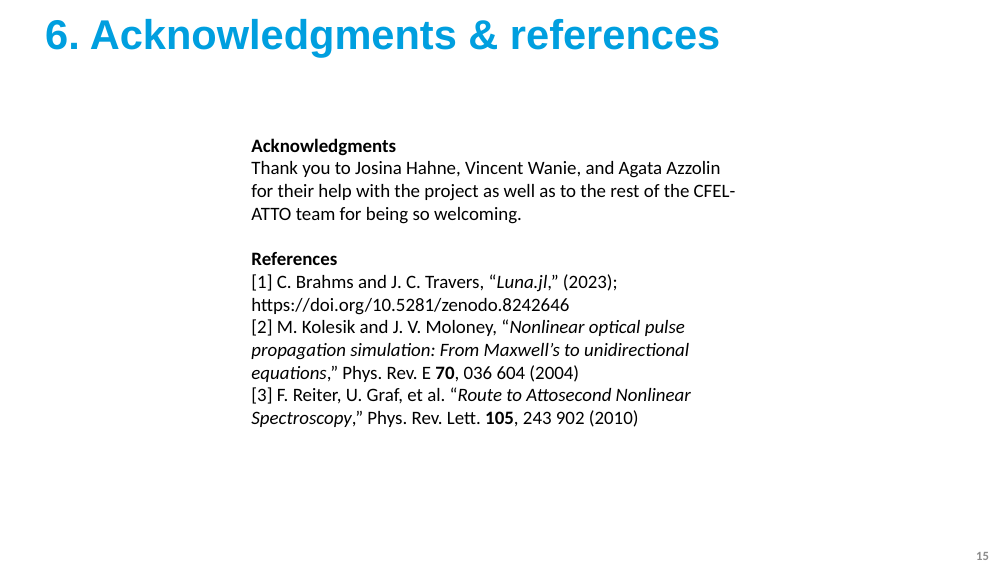
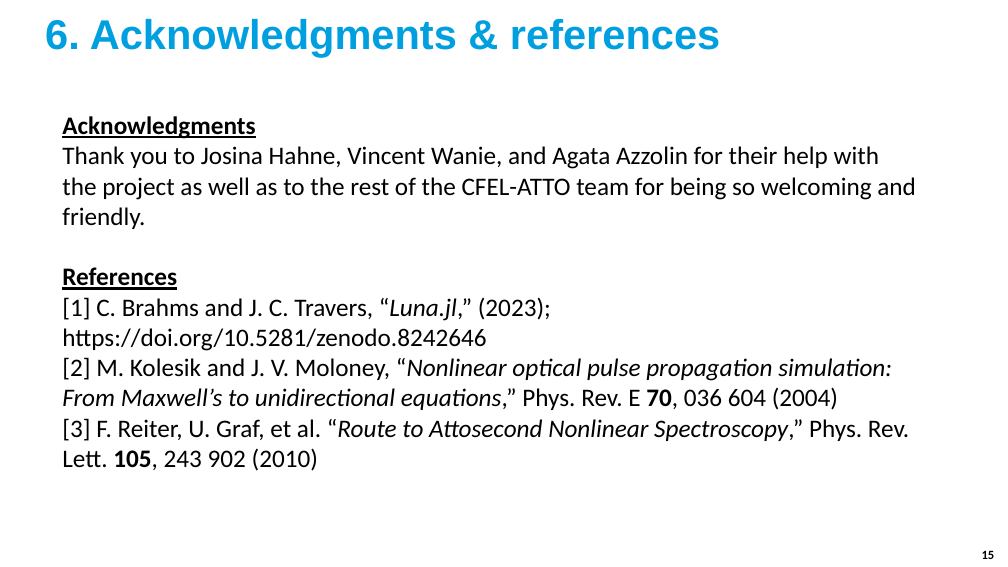
Before and after one commit to david-f-amorim/Simulating-THG-of-few-femtosecond-pulses-in-a-noble-gas-, a slide deck: slide 15 of presentations/DESY - Final Presentation (fixed).pptx. Drawn at 1008x567 pixels with LibreOffice and Linux fonts; fonts in the diff are those of the drawing; background and template pictures are left out. Boxes give left, top, right and bottom in pixels: in the first picture for what was removed or moved away, otherwise in the second. Text is boxed around its words. In the diff, an @@ line names an element or a change of style, - is before the commit and + after.

```diff
--- a/presentations/DESY - Final Presentation (fixed).pptx
+++ b/presentations/DESY - Final Presentation (fixed).pptx
@@ text "Acknowledgments": place and size @@
-text "Acknowledgments" at <box>251,138,736,427</box>
+text "Acknowledgments" at <box>62,116,916,471</box>
@@ text at <box>62,116,909,471</box>: size 18 to 24 pt in "Acknowledgments", "References", "[1] C. Brahms and J. C. Travers, ...", "[2] M. Kolesik and J. V. Moloney, ..." and 1 more places; underline on in "Acknowledgments", "References" @@
@@ text at <box>62,146,916,229</box>: text changed; size 18 to 24 pt @@
-Thank you to Josina Hahne, Vincent Wanie, and Agata Azzolin for their help with the project as well as to the rest of the CFEL-ATTO team for being so welcoming.
+Thank you to Josina Hahne, Vincent Wanie, and Agata Azzolin for their help with the project as well as to the rest of the CFEL-ATTO team for being so welcoming and friendly.
@@ page number at <box>982,550,995,559</box>: text colour #8C8C8C to #000000 @@
```
Also in this commit, not shown: 10 other slides changed, 1 slide removed, 59 other files.
